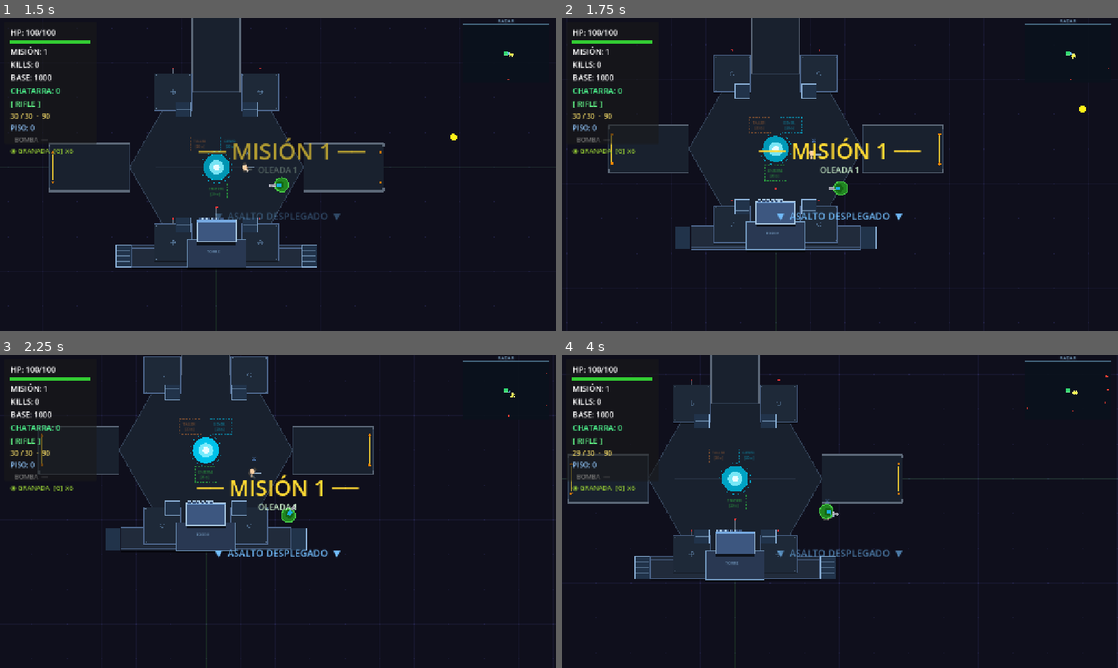
Above: before the commit, frames 1-4 (two rows, left to right).
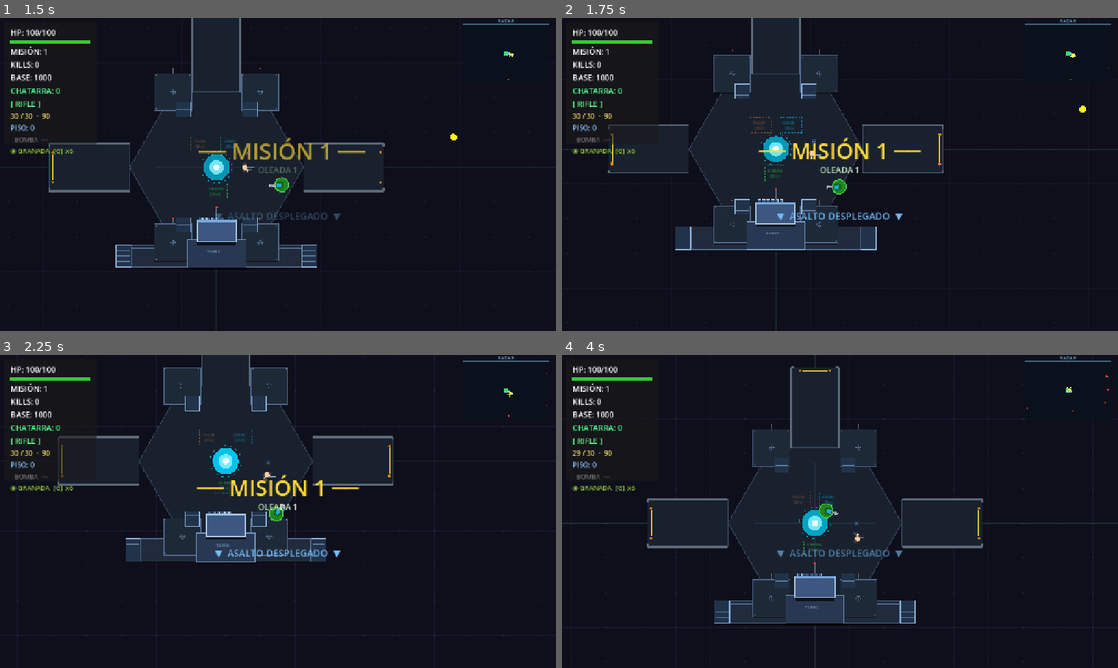
Above: after the commit, the same moments.

Repository: enriquecordero/last-colony
Game: Godot game, scene res://scenes/main.tscn
Same seed, same stepped clock (60 frames per second), same inputs: the game is played once before the commit and once after it. This scene is started directly instead of the project's main scene.
Inputs (mouse positions are in pixels of both pictures, inside the frame that each line leads up to):
- Up to frame 1 (1.5 s): tap Enter at 0.5, 1.35 s; move the mouse to (400, 158) at 0.52 s; hold D 0.53-1.28 s; tap R at 0.6 s; click (400, 158) at 0.67 s; tap Space at 0.77 s; move the mouse to (166, 190) at 1.27 s; hold S from 1.28 s (still down)
- Up to frame 2 (1.75 s): keep holding S; tap Space at 1.52 s
- Up to frame 3 (2.25 s): move the mouse to (333, 442) at 2.02 s; release S at 2.03 s; hold D from 2.03 s (still down); tap Keypad Enter at 2.1 s
- Up to frame 4 (4 s): move the mouse to (812, 574) at 2.77 s; release D at 2.78 s; hold W 2.78-3.53 s; tap B at 2.85 s; click (812, 574) at 2.92 s; tap Space at 3.02, 3.77 s; move the mouse to (1006, 558) at 3.52 s; hold A from 3.53 s (still down); tap T at 3.6 s

Frame 1 is identical in both runs. In frame 2, 0.7% of the frame differs, in the area x 0-95%, y 0-98%; in frame 3, 8.1%; in frame 4, 13%, in the area x 0-100%, y 0-100%.
Error in both runs: Cannot call method 'queue_free' on a null value. (res://scripts/main.gd:322)

Commit message:
Add hex perimeter collision walls to close corner gaps
The 4 diagonal hex sides and 2 top-side gaps between arm openings had no
collision, letting the player (and enemies) escape through the corners.
Added 6 rotated wall segments to fully enclose the fortress perimeter.

Co-Authored-By: Claude Sonnet 4.6 <noreply@anthropic.com>

Diff:
--- a/scripts/fortress.gd
+++ b/scripts/fortress.gd
@@ -299,6 +299,36 @@
 		cs.shape    = rect
 		sb.add_child(cs)
 		add_child(sb)
+
+	# ── Perímetro diagonal del hexágono ──────────────────────────────────────
+	# Sin estas paredes el jugador se escapa por las esquinas entre brazos.
+	# hx = radio horizontal de vértice (100), hw = semi-ancho de brazo (55)
+	var hx := HEX_RADIUS * 0.5   # 100
+	var hw := ARM_W * 0.5         # 55
+	# Top side: gaps entre vértice NW/NE y apertura del brazo N
+	_add_wall_seg(Vector2(-hx, -hy), Vector2(-hw, -hy))  # NW → N-arm izq
+	_add_wall_seg(Vector2( hw, -hy), Vector2( hx, -hy))  # N-arm der → NE
+	# Diagonales NE y SE (lado derecho del hex)
+	_add_wall_seg(Vector2( hx, -hy), Vector2( HEX_RADIUS, -hw))  # NE diagonal
+	_add_wall_seg(Vector2( HEX_RADIUS,  hw), Vector2( hx,  hy))  # SE diagonal
+	# Diagonales SW y NW (lado izquierdo del hex)
+	_add_wall_seg(Vector2(-hx,  hy), Vector2(-HEX_RADIUS,  hw))  # SW diagonal
+	_add_wall_seg(Vector2(-HEX_RADIUS, -hw), Vector2(-hx, -hy))  # NW diagonal
+
+
+func _add_wall_seg(from_pt: Vector2, to_pt: Vector2) -> void:
+	var sb   := StaticBody2D.new()
+	sb.collision_layer = 8
+	sb.collision_mask  = 0
+	var cs   := CollisionShape2D.new()
+	var rect := RectangleShape2D.new()
+	var diff := to_pt - from_pt
+	rect.size   = Vector2(diff.length(), 10.0)
+	cs.position = (from_pt + to_pt) * 0.5
+	cs.rotation = diff.angle()
+	cs.shape    = rect
+	sb.add_child(cs)
+	add_child(sb)
 
 
 # ─────────────────────────────────────────────────────────────────────────────
